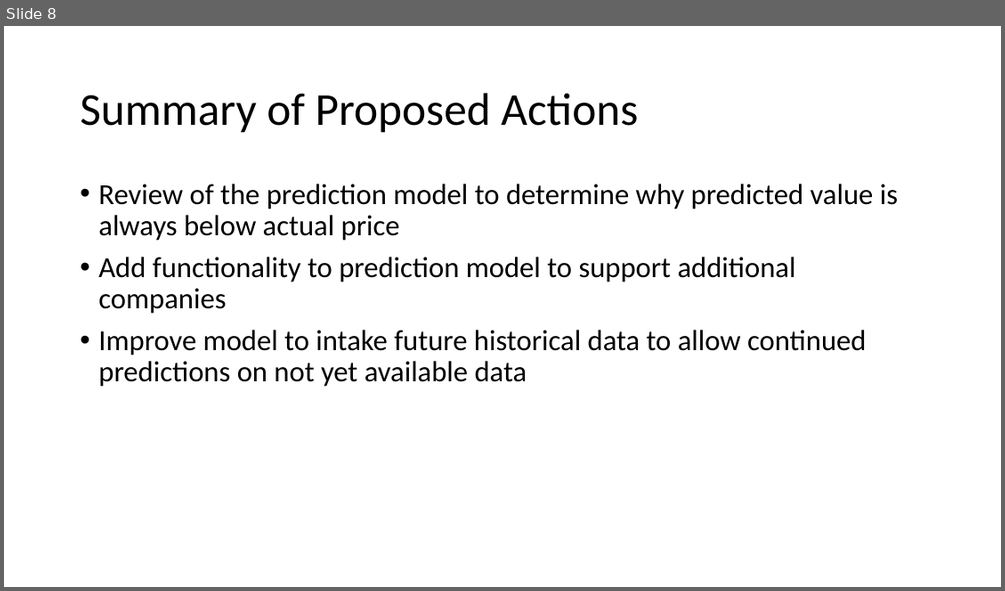
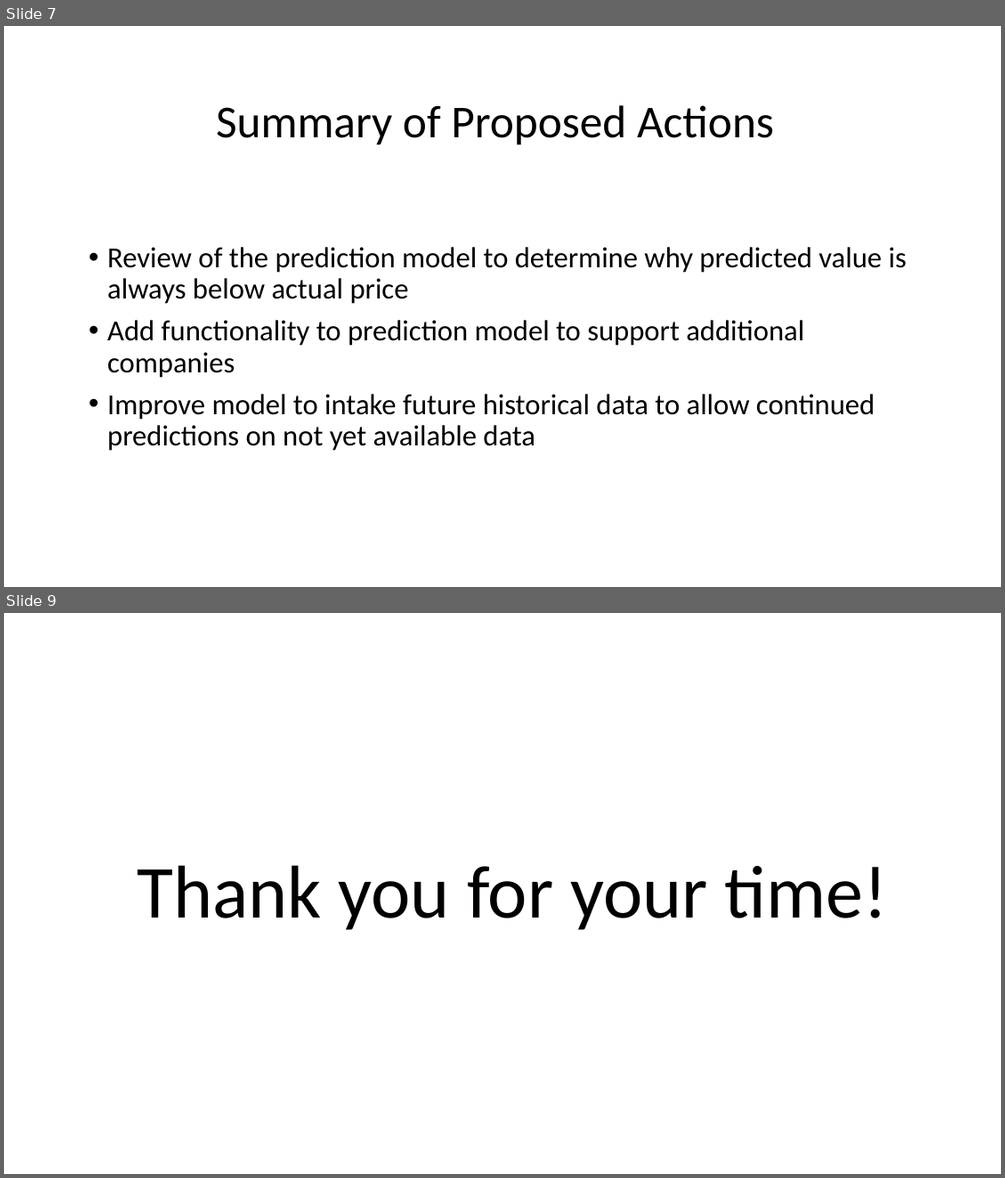
Before and after one commit to frymanation/D214-Capstone, a slide deck: Task 3/Jon Fryman - D214 - Task 3.pptx. Shown one above the other, each under a label of ours: slide 8 before the commit, slides 7 and 9 after it; the slides between them are not shown. The pictures are 1005x591 and 1005x1178 pixels, drawn with LibreOffice and Linux fonts; fonts in the diff are those of the drawing. Boxes give left, top, right and bottom in pixels: in the first picture for what was removed or moved away, otherwise in the second. Text is boxed around its words. In the diff, an @@ line names an element or a change of style, - is before the commit and + after.

```diff
--- a/Task 3/Jon Fryman - D214 - Task 3.pptx
+++ b/Task 3/Jon Fryman - D214 - Task 3.pptx
@@ slide 9 added at (4, 613, 1001, 1174), background #FFFFFF @@
@@ text added at (137, 865, 888, 930), 72 pt, text #000000 @@
+Thank you for your time!
@@ what was slide 8 is now slide 7 @@
@@ slide 7 changed as well @@
@@ title "Summary of Proposed Actions": place and size @@
-title "Summary of Proposed Actions" at (80, 93, 638, 133)
+title "Summary of Proposed Actions" at (216, 105, 774, 145)
@@ text "Review of the prediction model ...": place and size @@
-text "Review of the prediction model ..." at (98, 184, 898, 386)
+text "Review of the prediction model ..." at (107, 247, 906, 451)
```
Also in this commit, not shown: 7 other slides changed, 2 slides removed.
